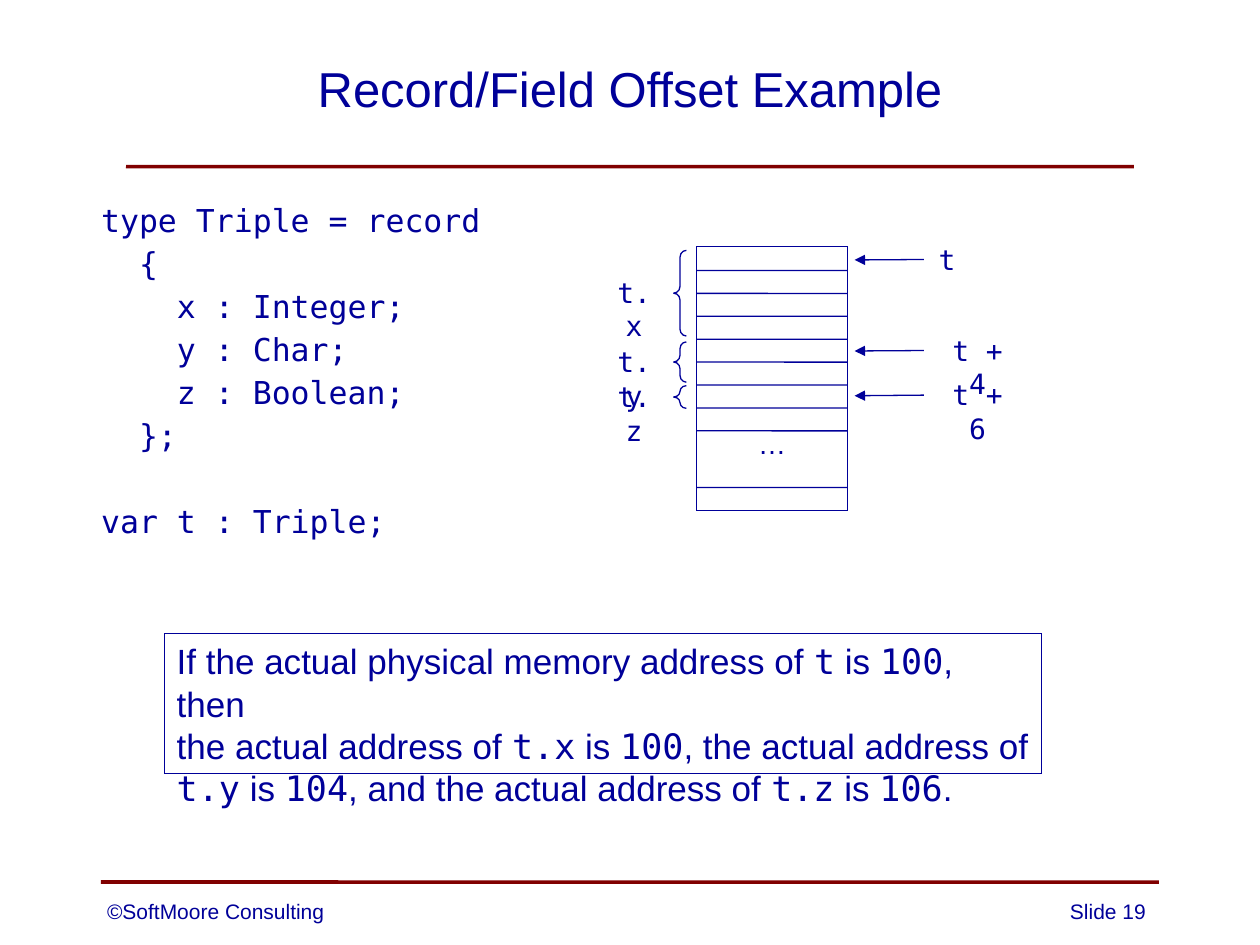
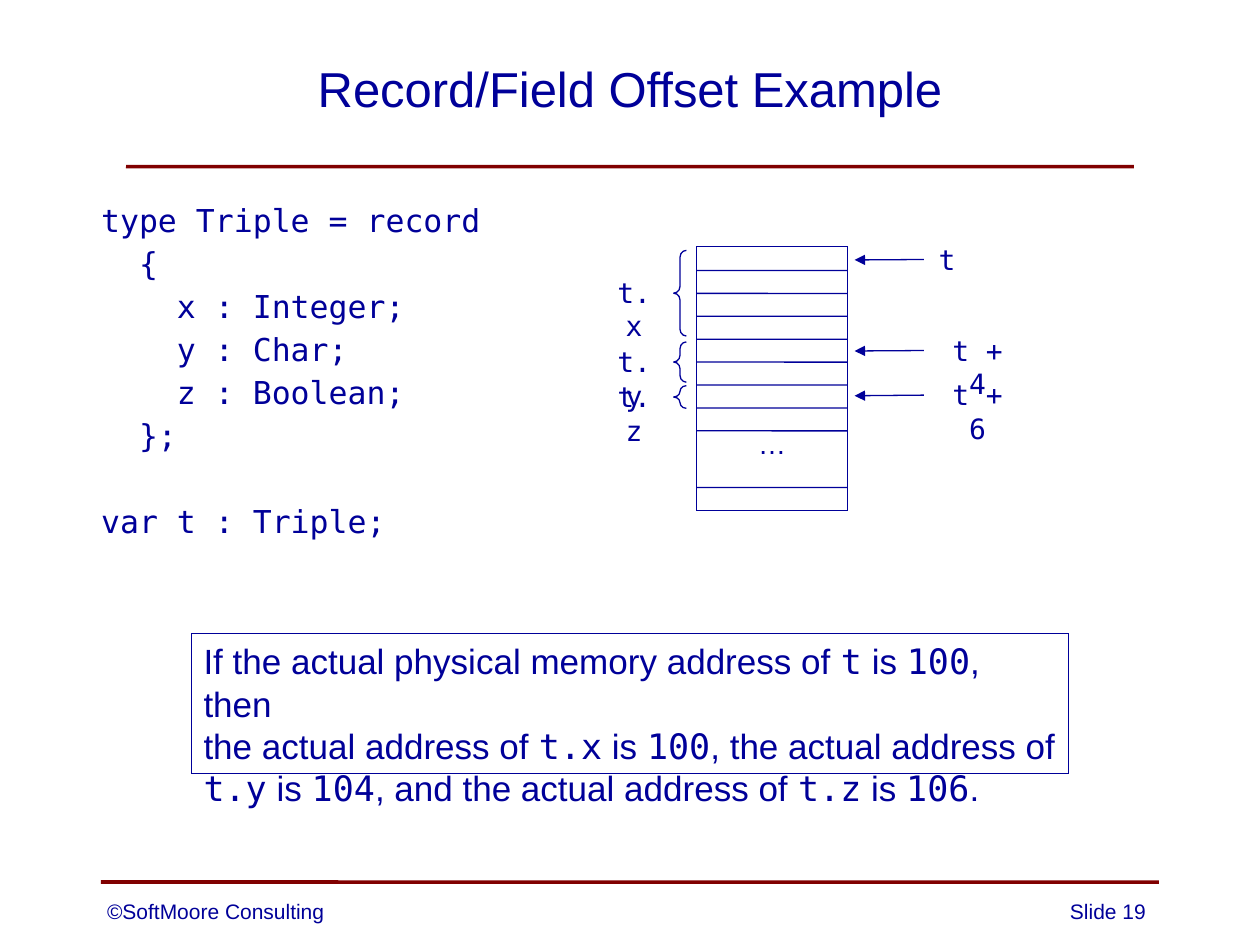
Before and after one commit to SoftMoore/CPRL-Kt-2nd, a slide deck: slide 19 of PowerPoints/16 - Records.pptx. Drawn at 1260x945 pixels with LibreOffice and Linux fonts; fonts in the diff are those of the drawing. Boxes give left, top, right and bottom in pixels: in the first picture for what was removed or moved away, otherwise in the second. Text is boxed around its words. In the diff, an @@ line names an element or a change of style, - is before the commit and + after.

```diff
--- a/PowerPoints/16 - Records.pptx
+++ b/PowerPoints/16 - Records.pptx
@@ rectangle "If the actual physical memory ...": place and size @@
-rectangle "If the actual physical memory ..." at bbox=[164, 634, 1042, 774]
+rectangle "If the actual physical memory ..." at bbox=[192, 634, 1070, 774]
```
Also in this commit, not shown: 3 other slides changed.
